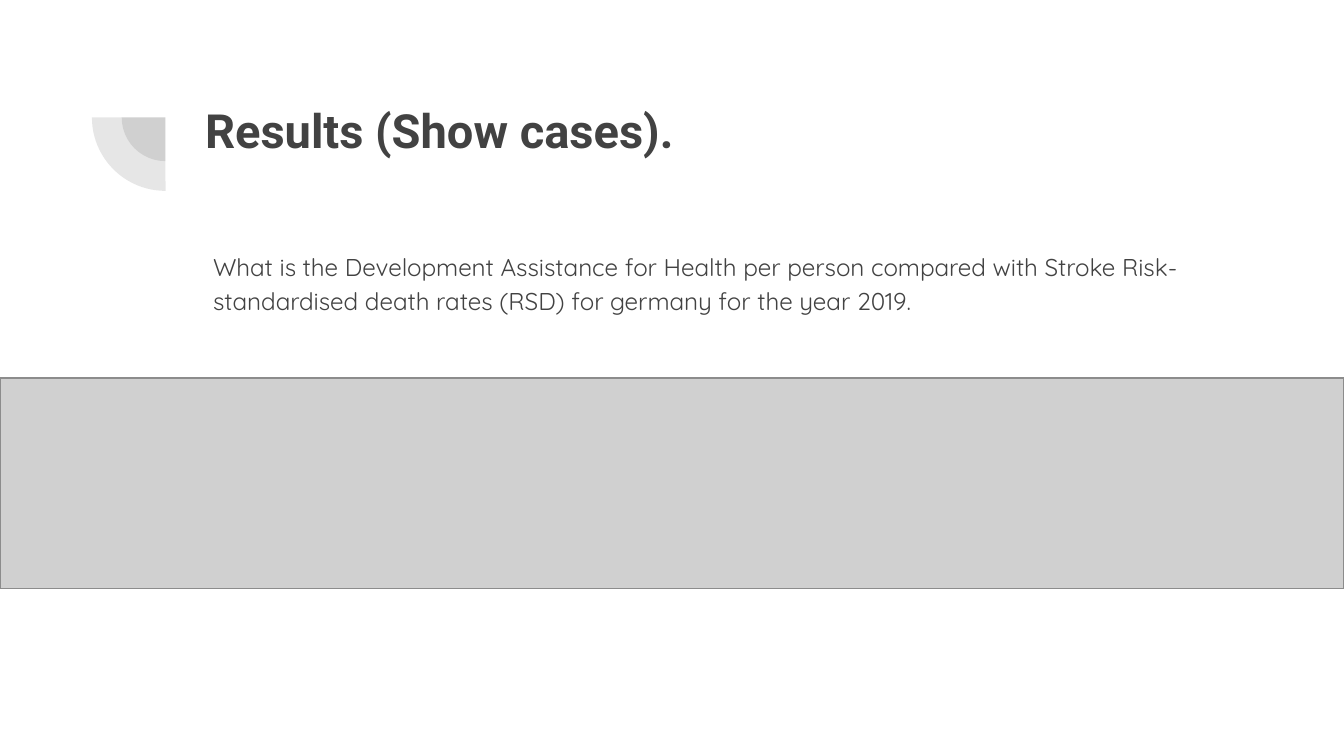
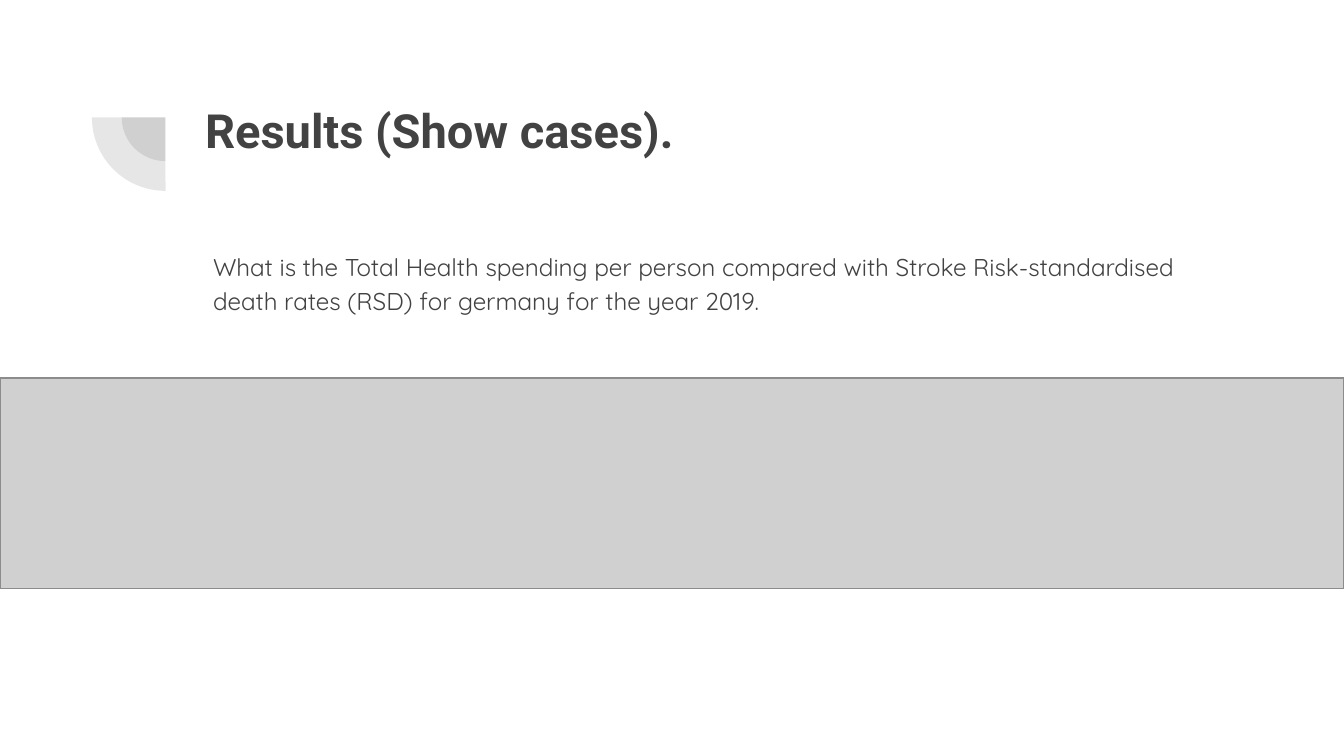
Before and after one commit to Huthayfa0/umr-data-integration-project, a slide deck: slide 6 of 3_cleaning/final Integrating Health Data for Sustainable Development.pptx. Drawn at 1344x756 pixels with LibreOffice and Linux fonts; fonts in the diff are those of the drawing; grey boxes stand for pictures. Boxes give left, top, right and bottom in pixels: in the first picture for what was removed or moved away, otherwise in the second. Text is boxed around its words. In the diff, an @@ line names an element or a change of style, - is before the commit and + after.

```diff
--- a/3_cleaning/final Integrating Health Data for Sustainable Development.pptx
+++ b/3_cleaning/final Integrating Health Data for Sustainable Development.pptx
@@ text at (213, 258, 1174, 315): text changed @@
-What is the Development Assistance for Health per person compared with Stroke Risk-standardised death rates (RSD) for germany for the year 2019.
+What is the Total Health spending per person compared with Stroke Risk-standardised death rates (RSD) for germany for the year 2019.
```
Also in this commit, not shown: 3 other files.
